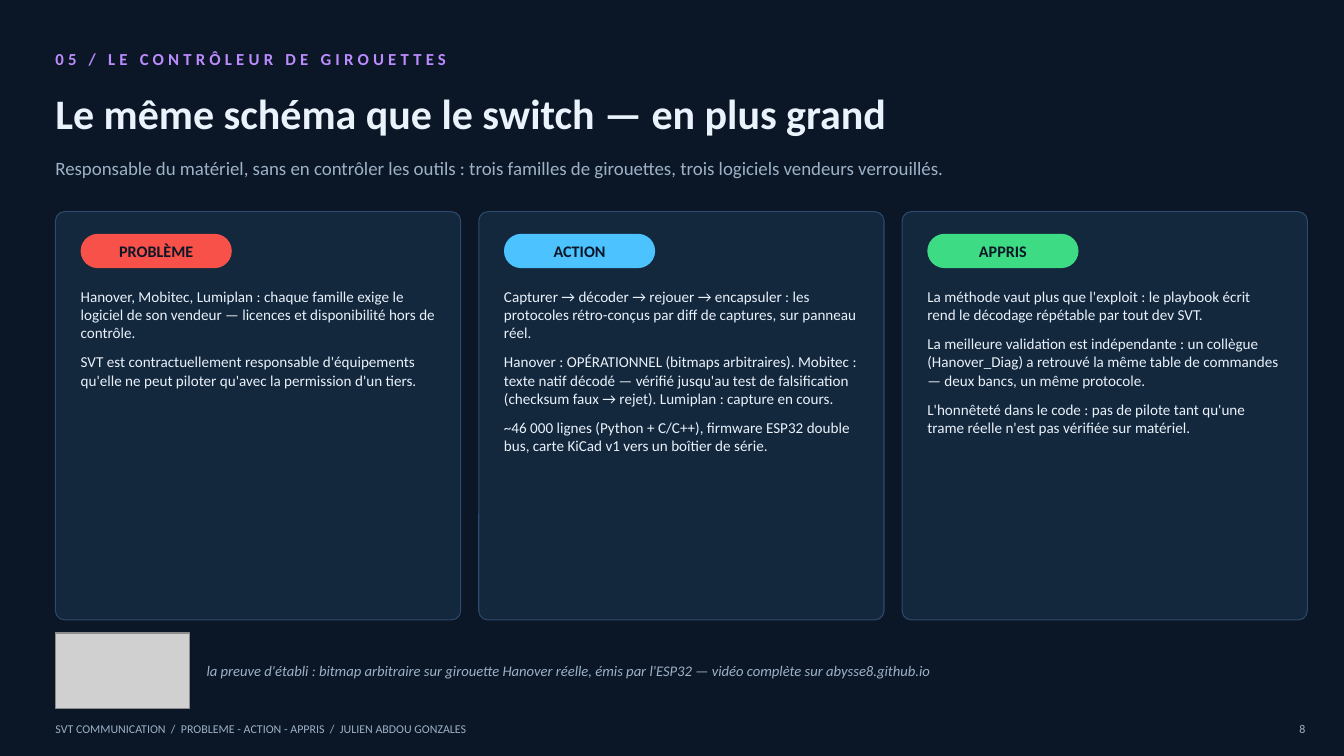
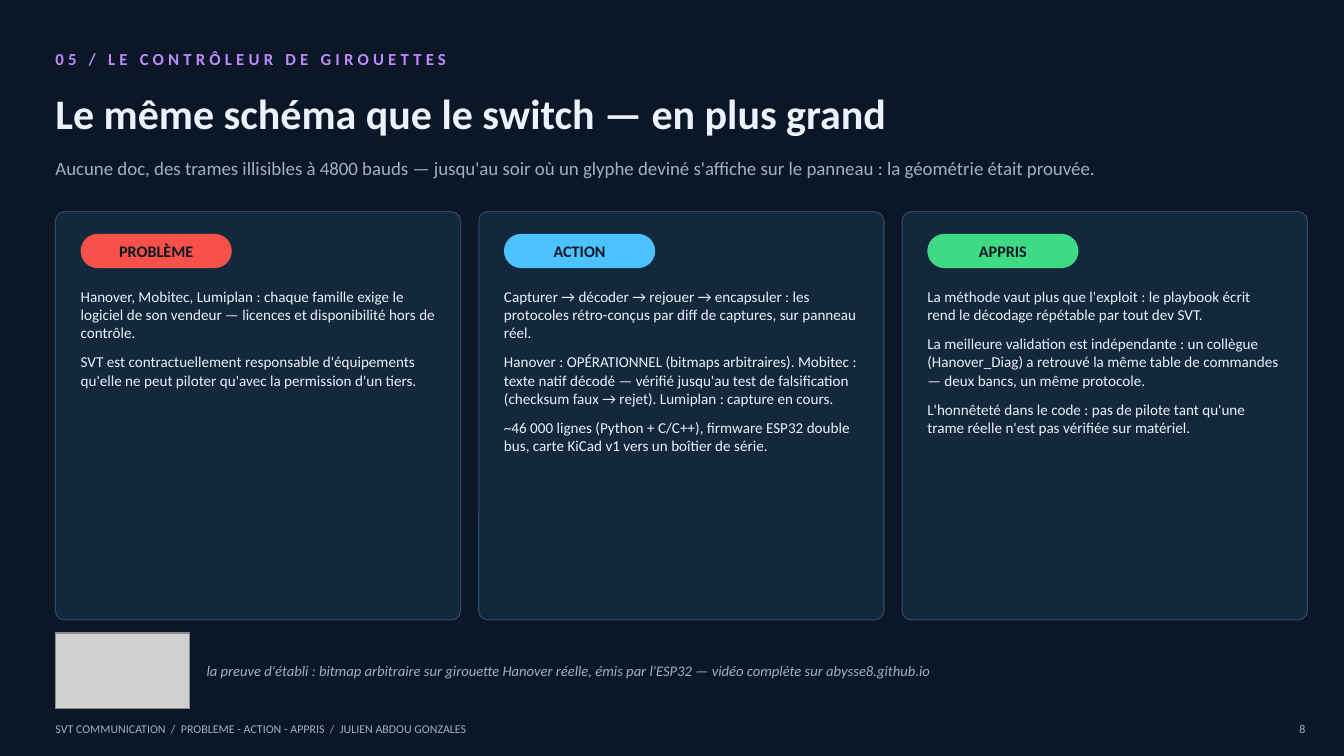
Before and after one commit to abysse8/abysse8, a slide deck: slide 8 of presentations/svt-le-switch-a-500.pptx. Drawn at 1344x756 pixels with LibreOffice and Linux fonts; fonts in the diff are those of the drawing; grey boxes stand for pictures. Boxes give left, top, right and bottom in pixels: in the first picture for what was removed or moved away, otherwise in the second. Text is boxed around its words. In the diff, an @@ line names an element or a change of style, - is before the commit and + after.

```diff
--- a/presentations/svt-le-switch-a-500.pptx
+++ b/presentations/svt-le-switch-a-500.pptx
@@ text at (55,162,1095,178): text changed @@
-Responsable du matériel, sans en contrôler les outils : trois familles de girouettes, trois logiciels vendeurs verrouillés.
+Aucune doc, des trames illisibles à 4800 bauds — jusqu'au soir où un glyphe deviné s'affiche sur le panneau : la géométrie était prouvée.
```
Also in this commit, not shown: 6 other slides changed, 1 slide added, 1 other file.
